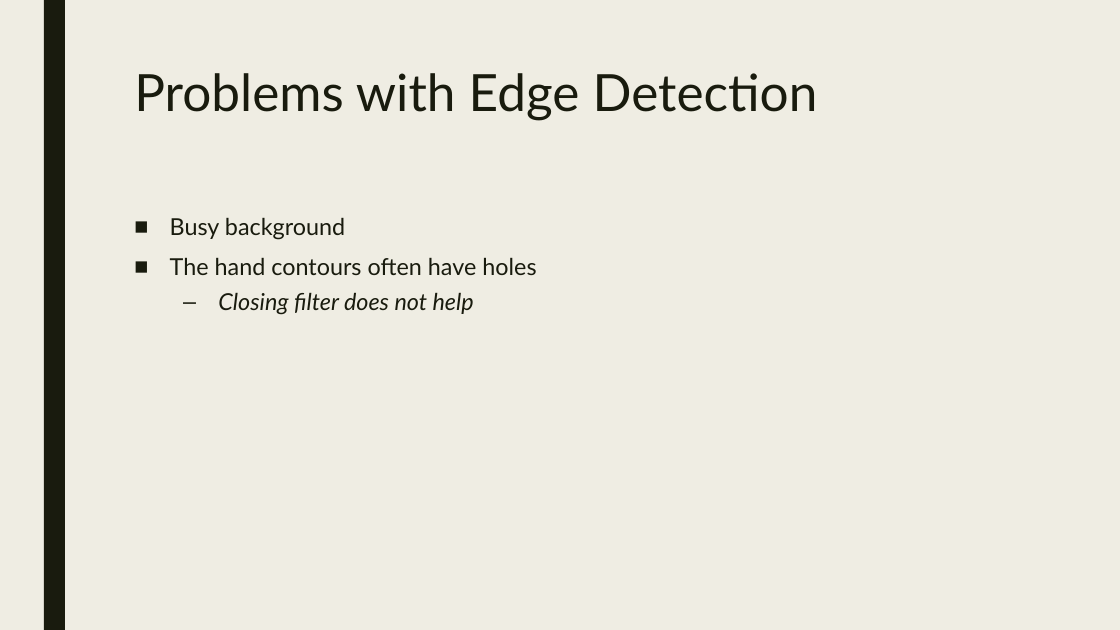
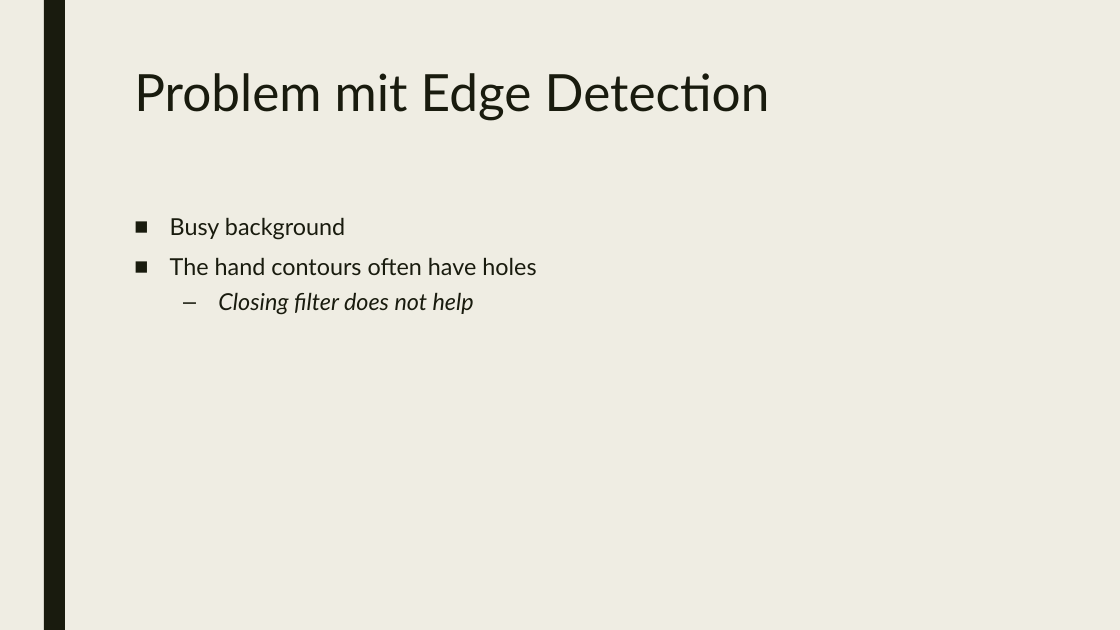
Before and after one commit to uol-mediaprocessing-201920/group-projects-hand-gesture, a slide deck: slide 11 of gesture_recognition.pptx (slide 10 before the commit). Drawn at 1120x630 pixels with LibreOffice and Linux fonts; fonts in the diff are those of the drawing. Boxes give left, top, right and bottom in pixels: in the first picture for what was removed or moved away, otherwise in the second. Text is boxed around its words. In the diff, an @@ line names an element or a change of style, - is before the commit and + after.

```diff
--- a/gesture_recognition.pptx
+++ b/gesture_recognition.pptx
@@ title at [134, 73, 770, 120]: text changed @@
-Problems with Edge Detection
+Problem mit Edge Detection
```
Also in this commit, not shown: 10 other slides changed, 10 slides added, 6 slides removed.
